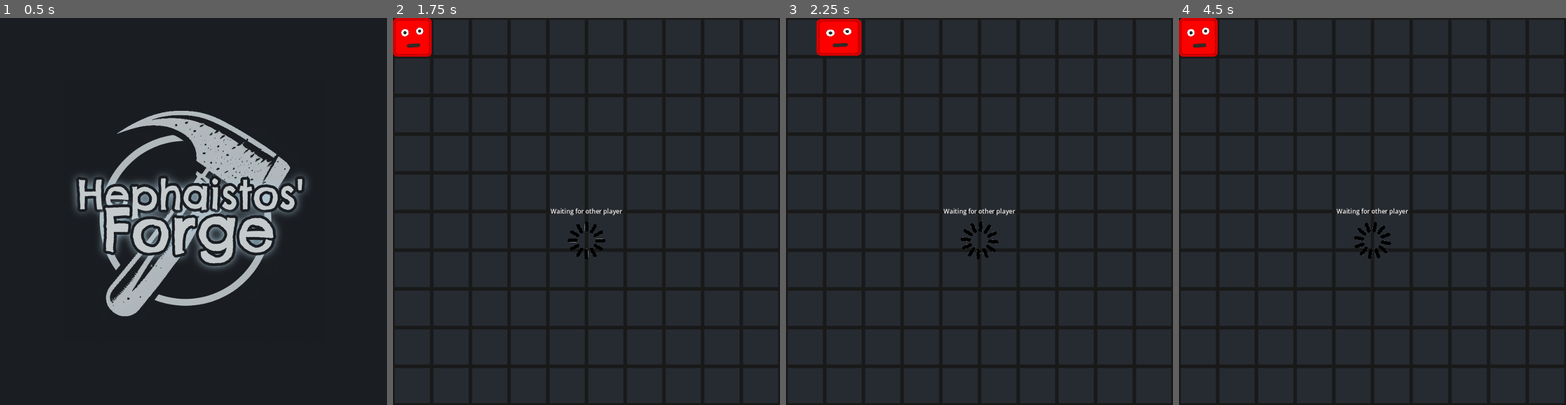
Above: before the commit, frames 1-4 (left to right).
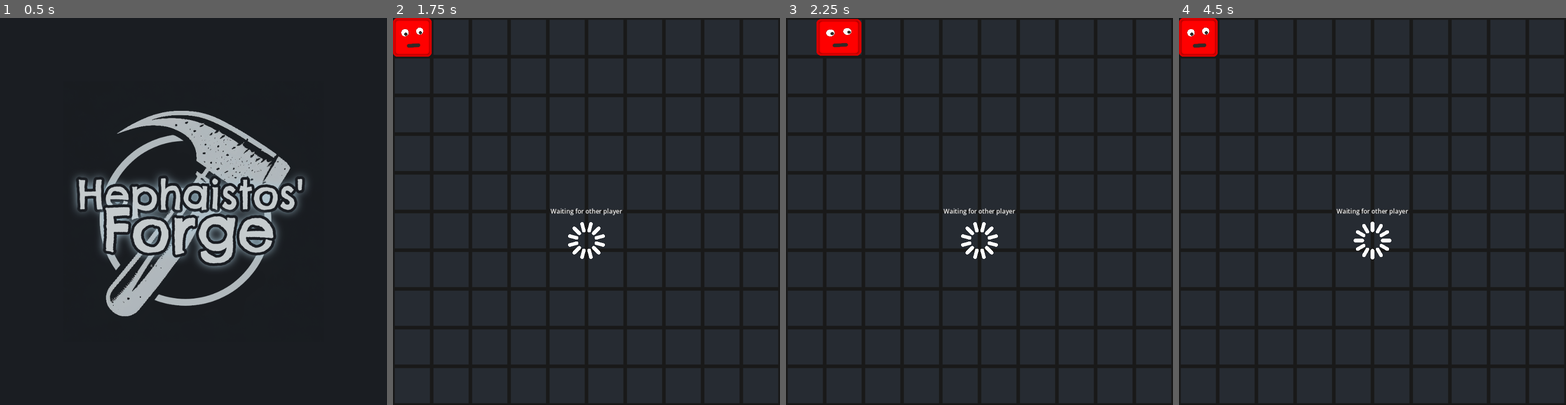
Above: after the commit, the same moments.

Repository: HephaistosForge/BlockyChaos
Game: Godot game, scene res://world/world.tscn
Two runs of this game, one before a commit and one after it. Both use one fixed random seed, a clock stepped at 60 frames per second and the inputs below.
Inputs (mouse positions are in pixels of both pictures, inside the frame that each line leads up to):
- Up to frame 1 (0.5 s): no input
- Up to frame 2 (1.75 s): move the mouse to (671, 192) at 0.52 s; hold D (right) 0.53-1.28 s; click (671, 192) at 0.67 s; move the mouse to (509, 230) at 1.27 s; hold Escape (back_to_menu) from 1.28 s (still down); click (509, 230) at 1.42 s
- Up to frame 3 (2.25 s): move the mouse to (1018, 126) at 2.02 s; release Escape (back_to_menu) at 2.03 s; hold D (right) from 2.03 s (still down); click (1018, 126) at 2.17 s
- Up to frame 4 (4.5 s): move the mouse to (1353, 288) at 2.77 s; release D (right) at 2.78 s; hold W (up) 2.78-3.53 s; click (1353, 288) at 2.92 s; move the mouse to (1488, 269) at 3.52 s; hold A (left) from 3.53 s (still down); click (1488, 269) at 3.67 s; move the mouse to (1256, 153) at 4.27 s; click (1256, 153) at 4.42 s

Frame 1 is identical in both runs. In frame 2, 0.5% of the frame differs, in the area x 2-55%, y 3-63%; in frame 3, 0.5%; in frame 4, 0.5%.

Commit message:
Fix eyes scaling, improve loading tween

Diff:
--- a/entities/bullet/bullet.tscn
+++ b/entities/bullet/bullet.tscn
@@ -5,7 +5,7 @@
 [ext_resource type="PackedScene" uid="uid://cxbevqdrw48ny" path="res://particle_effects/bullet/bullet.tscn" id="3_1fbpg"]
 
 [sub_resource type="CircleShape2D" id="CircleShape2D_hdqp4"]
-radius = 42.107
+radius = 9.48683
 
 [sub_resource type="SceneReplicationConfig" id="SceneReplicationConfig_m5633"]
 properties/0/path = NodePath(".:type")
--- a/entities/menu_player/menu_player.gd
+++ b/entities/menu_player/menu_player.gd
@@ -7,18 +7,8 @@
 func _ready():
 	$Body/BodySprite.self_modulate = color
 
-func look_with_pupil_at_mouse(eye):
-	var pupil = eye.get_node(eye.name + "Pupil")
-	var mouse_pos = get_global_mouse_position()
-	var eye_pos = eye.get_global_position()
-	var squint_factor = 5
-
-	var direction = (mouse_pos - eye_pos) / squint_factor
-	if direction.length() > 7:
-		direction = direction.normalized() * 7
-	pupil.global_position = eye.global_position + direction # / eye.scale / scale
 
 func _process(_delta):
 	if get_parent().is_visible() and visible:
-		look_with_pupil_at_mouse($Body/LeftEye)
-		look_with_pupil_at_mouse($Body/RightEye)
+		Globals.look_with_pupil_at_mouse($Body/LeftEye)
+		Globals.look_with_pupil_at_mouse($Body/RightEye)
--- a/entities/player/player.gd
+++ b/entities/player/player.gd
@@ -145,19 +145,12 @@
 	rpc("hide_big_floating_message")
 
 
-#func look_with_pupil_at_mouse(event, eye, pupil):
-#	pupil.position =
+func _process(_delta):
+	if visible and is_multiplayer_authority():
+		Globals.look_with_pupil_at_mouse($Body/LeftEye)
+		Globals.look_with_pupil_at_mouse($Body/RightEye)
 
 func _input(event):
-	if event is InputEventMouseMotion and is_multiplayer_authority():
-		var lefteye = $Body/LeftEye.get_global_position()
-		var righteye = $Body/RightEye.get_global_position()
-		var mouse = event.position
-		$Body/LeftEye/LeftEyePupil.position = (mouse - lefteye).normalized() * 4
-		#$Body/LeftEye/LeftEyePupil.set_global_position(lefteye + \
-		#	(event.global_position - Vector2(get_viewport().size.x / 2, get_viewport().size.y / 2) - lefteye).normalized() * 4)
-		#$Body/RightEye/RightEyePupil.set_global_position(righteye + \
-		#	(event.global_position - Vector2(get_viewport().size.x / 2, get_viewport().size.y / 2) - righteye).normalized() * 4)
 	if event.is_action_pressed("back_to_menu") and is_multiplayer_authority():
 		show_back_to_menu_dialog()
 
--- a/entities/player/player.tscn
+++ b/entities/player/player.tscn
@@ -35,18 +35,9 @@
 properties/6/spawn = true
 properties/6/sync = true
 
-[sub_resource type="CircleShape2D" id="CircleShape2D_k6uk4"]
-radius = 4.0
-
 [node name="Player" type="CharacterBody2D" groups=["player"]]
 collision_mask = 19
 script = ExtResource("1_3yqfr")
-
-[node name="CollisionShape2D2" type="CollisionPolygon2D" parent="."]
-position = Vector2(-19, -12)
-scale = Vector2(0.25, 0.25)
-polygon = PackedVector2Array(-20, -32, 4, -36, 28, -28, 36, -8, 36, 12, 24, 32, 0, 40, -24, 28, -36, 8, -32, -16, -20, -32, -144, -248, -268, 64, -176, 264, 280, 236, 272, -148, -144, -248)
-disabled = true
 
 [node name="CollisionShape2D" type="CollisionShape2D" parent="."]
 position = Vector2(-0.5, 0)
@@ -91,13 +82,4 @@
 [node name="MultiplayerSynchronizer" type="MultiplayerSynchronizer" parent="."]
 replication_config = SubResource("SceneReplicationConfig_7i3tb")
 
-[node name="RigidBody2D" type="RigidBody2D" parent="."]
-position = Vector2(-19, -12)
-collision_layer = 16
-gravity_scale = 0.0
-
-[node name="CollisionShape2D" type="CollisionShape2D" parent="RigidBody2D"]
-shape = SubResource("CircleShape2D_k6uk4")
-disabled = true
-
 [node name="death" parent="." instance=ExtResource("8_q2rcd")]
--- a/globals/globals.gd
+++ b/globals/globals.gd
@@ -1,4 +1,4 @@
-extends Node
+extends Node2D
 
 const GAME_OVER_TEXT: String = "Game Over!"
 const WINNING_TEXT: String = "You both won!"
@@ -15,3 +15,14 @@
 
 func hide_big_floating_message() -> void:
 	big_floating_messager_container.visible = false
+
+func look_with_pupil_at_mouse(eye):
+	var pupil = eye.get_node(eye.name + "Pupil")
+	var mouse_pos = get_global_mouse_position()
+	var eye_pos = eye.get_global_position()
+	var squint_factor = 1
+
+	var direction = (mouse_pos - eye_pos) / squint_factor
+	if direction.length() > 70:
+		direction = direction.normalized() * 70
+	pupil.global_position = eye.global_position + direction * pupil.global_scale
--- a/world/loading_spinner.gd
+++ b/world/loading_spinner.gd
@@ -1,4 +1,11 @@
 extends Sprite2D
 
-func _process(_delta):
-	self.rotation += 0.02
+#func _process(_delta):
+#	self.rotation += 0.02
+
+@onready var tween = create_tween()
+
+func _ready():
+	tween.set_loops()
+	tween.tween_property(self, "rotation", TAU / 12, .5).from_current() \
+		.set_ease(Tween.EASE_IN_OUT).set_trans(Tween.TRANS_CUBIC)
Not shown: 1 places in entities/player/player.tscn that only renumber resources
Binary file changed: world/Loading.png
